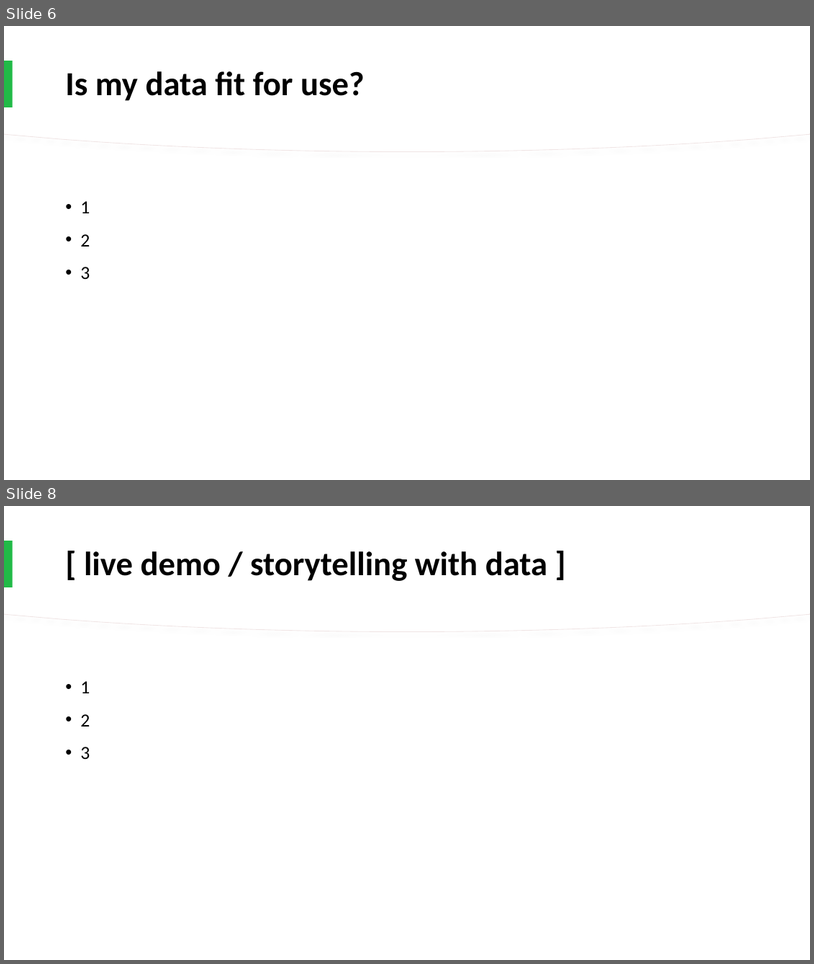
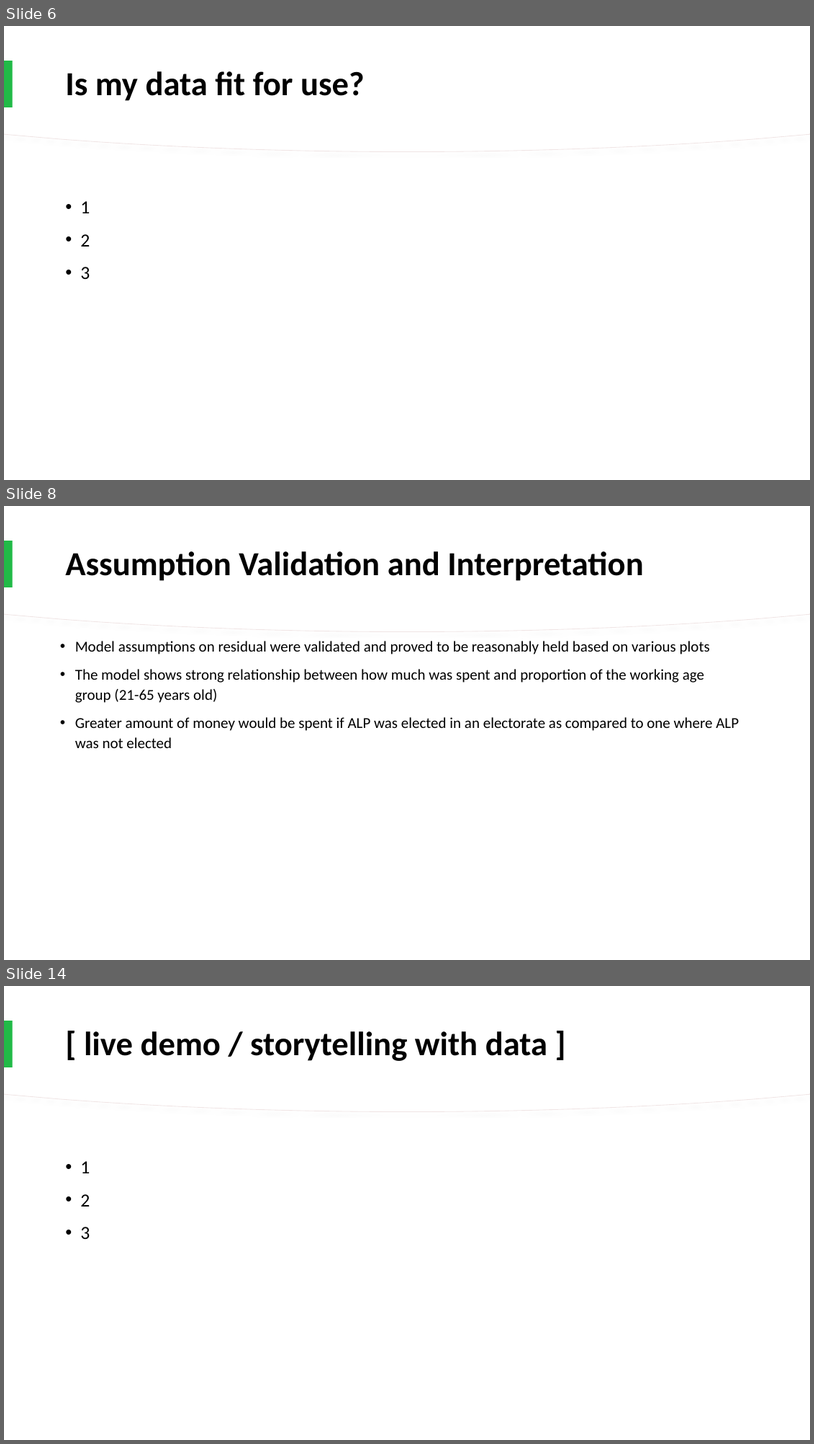
Before and after one commit to cristhyanc/Data7001_Group8, a slide deck: presentation/DATA7001_Group8_Presentation_CJRS_21.10.2020.pptx. Shown one above the other, each under a label of ours: slides 6 and 8 before the commit, slides 6, 8 and 14 after it; the slides between them are not shown. The pictures are 814x964 and 814x1444 pixels, drawn with LibreOffice and Linux fonts; fonts in the diff are those of the drawing. Boxes give left, top, right and bottom in pixels: in the first picture for what was removed or moved away, otherwise in the second. Text is boxed around its words. In the diff, an @@ line names an element or a change of style, - is before the commit and + after.

Commit message:
Update presentation, model (EDA2)

```diff
--- a/presentation/DATA7001_Group8_Presentation_CJRS_21.10.2020.pptx
+++ b/presentation/DATA7001_Group8_Presentation_CJRS_21.10.2020.pptx
@@ slide 8 added at (x1=4, y1=506, x2=810, y2=960), background #FFFFFF; not listed: 2 template elements that a slide beside it also shows @@
@@ rectangle added at (x1=4, y1=506, x2=810, y2=960), fill #FFFFFF @@
@@ freeform shape added at (x1=4, y1=506, x2=810, y2=632), fill #FFFFFF, outline #F0E5E5 0.75 pt @@
@@ freeform shape added at (x1=4, y1=506, x2=810, y2=631), fill #FFFFFF @@
@@ rectangle added at (x1=4, y1=541, x2=13, y2=587), fill #21BA47 @@
@@ title added at (x1=65, y1=551, x2=643, y2=581), 40 pt, text #000000, bold @@
+Assumption Validation and Interpretation
@@ text added at (x1=75, y1=641, x2=739, y2=748), 18 pt, text #000000 @@
+• Model assumptions on residual were validated and proved to be reasonably held based on various plots
+• The model shows strong relationship between how much was spent and proportion of the working age group (21-65 years old)
+• Greater amount of money would be spent if ALP was elected in an electorate as compared to one where ALP was not elected
@@ what was slide 8 is now slide 14 @@
```
Also in this commit, not shown: 2 slides changed, 6 other slides added, 1 slide removed, 18 other files.
